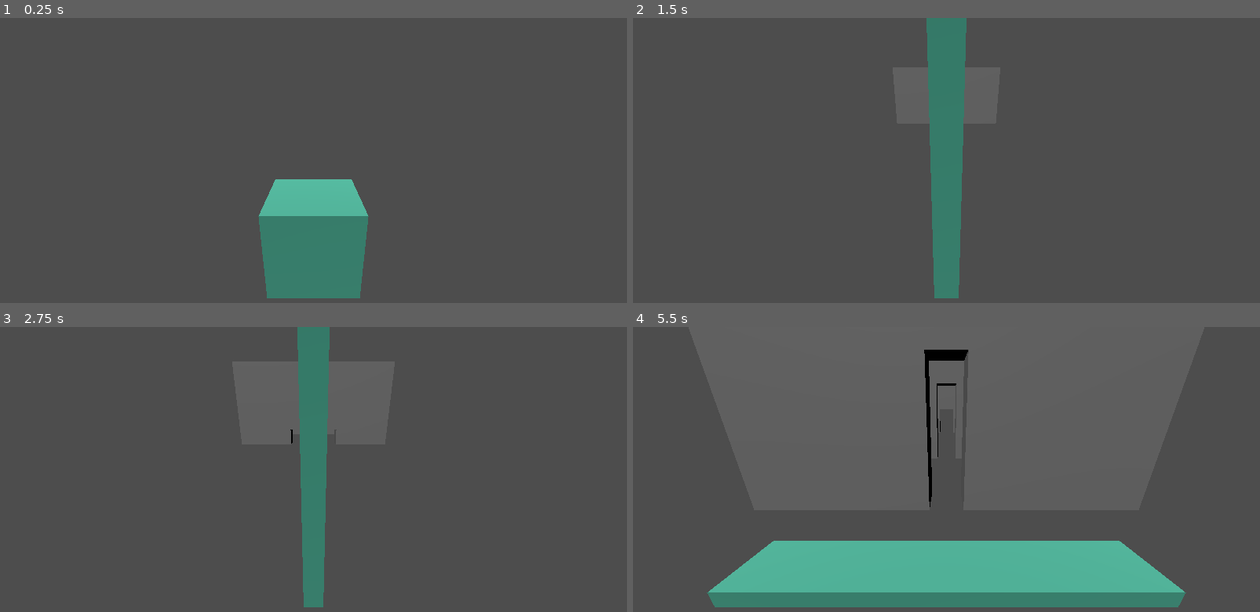
Above: before the commit, frames 1-4 (two rows, left to right).
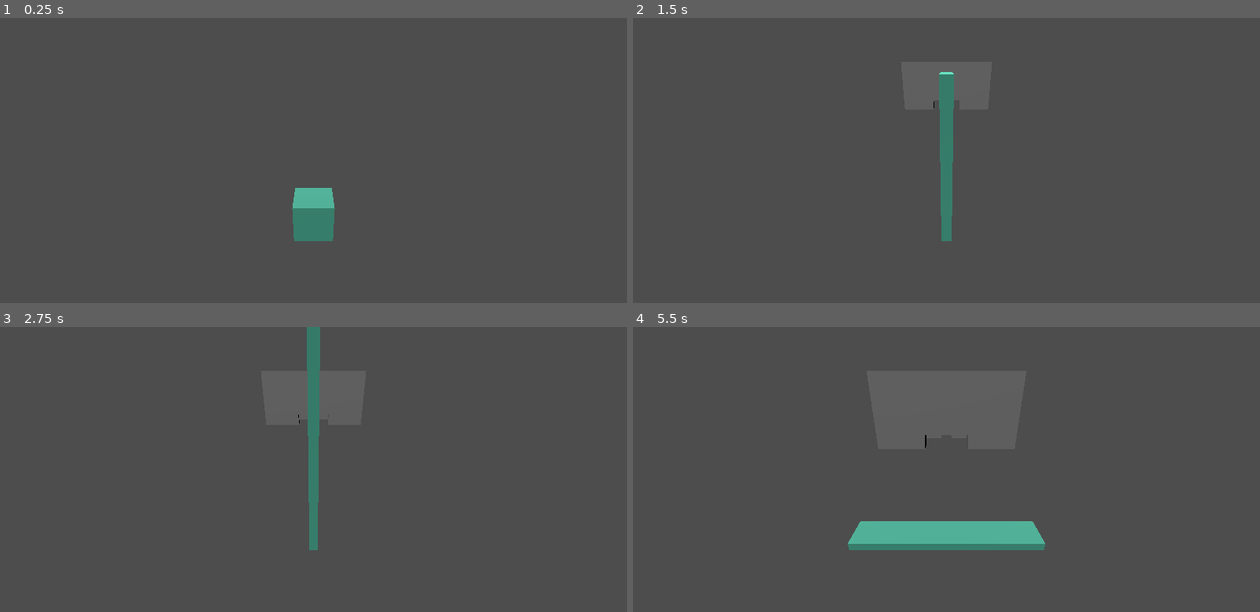
Above: after the commit, the same moments.

Repository: gabriellebrand/Neon-Strech
Game: Godot game, scene res://Scenes/Main.tscn
The game is run twice, just before and just after one commit, with the same random seed, the same clock (stepped at 60 frames per second) and the same inputs.
Inputs:
- Up to frame 1 (0.25 s): no input
- Up to frame 2 (1.5 s): tap Enter at 0.5 s; hold W (stretch_up) 0.53-1.28 s; hold S (stretch_down) from 1.28 s (still down)
- Up to frame 3 (2.75 s): release S (stretch_down) at 2.03 s; hold W (stretch_up) from 2.03 s (still down)
- Up to frame 4 (5.5 s): release W (stretch_up) at 3.53 s; hold S (stretch_down) from 3.53 s (still down)

The runs differ from the first frame. In frame 1, 5.6% of the frame differs, in the area x 41-59%, y 56-99%; in frame 2, 3.9%; in frame 3, 2.7%; in frame 4, 18%, in the area x 11-89%, y 7-99%.

Commit message:
change ident space

Diff:
--- a/GameJam/Scenes/Main.tscn
+++ b/GameJam/Scenes/Main.tscn
@@ -7,7 +7,7 @@
 script = ExtResource("1_gbmw6")
 
 [node name="Camera3D" type="Camera3D" parent="."]
-transform = Transform3D(1, 0, 0, 0, 0.920505, 0.390731, 0, -0.390731, 0.920505, 0, 2.00341, 2.33939)
+transform = Transform3D(1, 0, 0, 0, 0.866025, 0.5, 0, -0.5, 0.866025, 0, 4, 5)
 
 [node name="Box" parent="." instance=ExtResource("1_8f6yc")]
 
--- a/GameJam/Scripts/Main.gd
+++ b/GameJam/Scripts/Main.gd
@@ -3,8 +3,8 @@
 const wall_scene = preload("res://Scenes/Wall.tscn")
 
 func _process(delta):
-  pass
+    pass
 
 func _on_timer_timeout():
-  var wall = wall_scene.instantiate()
-  add_child(wall)
+    var wall = wall_scene.instantiate()
+    add_child(wall)
--- a/GameJam/Scripts/Wall.gd
+++ b/GameJam/Scripts/Wall.gd
@@ -1,6 +1,6 @@
 extends Node3D
 
-@export var speed = 5
+@export var speed = 2.5
 
 @onready var wall_part_mesh_top = $WallPartMeshTop
 @onready var wall_part_mesh_left = $WallPartMeshLeft
@@ -11,34 +11,34 @@
 const ww = 8.0
 
 func _ready():
-  # wall starts at z=-20 and moves up to a positive z
-  position.z = -20
+    # wall starts at z=-20 and moves up to a positive z
+    position.z = -20
 
-  # hole dimensions
-  var h = randf_range(0.5, 4.0)
-  var w = 2/h # 2 instead of 1 to have a margin
+    # hole dimensions
+    var h = randf_range(0.5, 4.0)
+    var w = 2/h # 2 instead of 1 to have a margin
 
-  # dimension x of left/right wall parts
-  var bx = (ww-w)/2
+    # dimension x of left/right wall parts
+    var bx = (ww-w)/2
 
-  # distance to center of wall parts
-  var dx = (ww-bx)/2
-  var dy = wh-((wh-h)/2)
+    # distance to center of wall parts
+    var dx = (ww-bx)/2
+    var dy = wh-((wh-h)/2)
 
-  # top
-  wall_part_mesh_top.position = Vector3(0, wh-((wh-h)/2.0), 0)
-  wall_part_mesh_top.mesh.size = Vector3(ww, wh-h, 1)
+    # top
+    wall_part_mesh_top.position = Vector3(0, wh-((wh-h)/2.0), 0)
+    wall_part_mesh_top.mesh.size = Vector3(ww, wh-h, 1)
 
-  # left
-  wall_part_mesh_left.position = Vector3(-dx, wh/2, 0)
-  wall_part_mesh_left.mesh.size = Vector3(bx, wh, 1)
+    # left
+    wall_part_mesh_left.position = Vector3(-dx, wh/2, 0)
+    wall_part_mesh_left.mesh.size = Vector3(bx, wh, 1)
 
-  # left
-  wall_part_mesh_right.position = Vector3(dx, wh/2, 0)
-  wall_part_mesh_right.mesh.size = Vector3(bx, wh, 1)
+    # left
+    wall_part_mesh_right.position = Vector3(dx, wh/2, 0)
+    wall_part_mesh_right.mesh.size = Vector3(bx, wh, 1)
 
 
 func _process(delta):
-  position.z += speed * delta
-  if position.z >= 0.5:
-    queue_free()
+    position.z += speed * delta
+    if position.z >= 0.5:
+        queue_free()
Not shown: 1 places in GameJam/Scenes/Wall.tscn that only renumber resources
